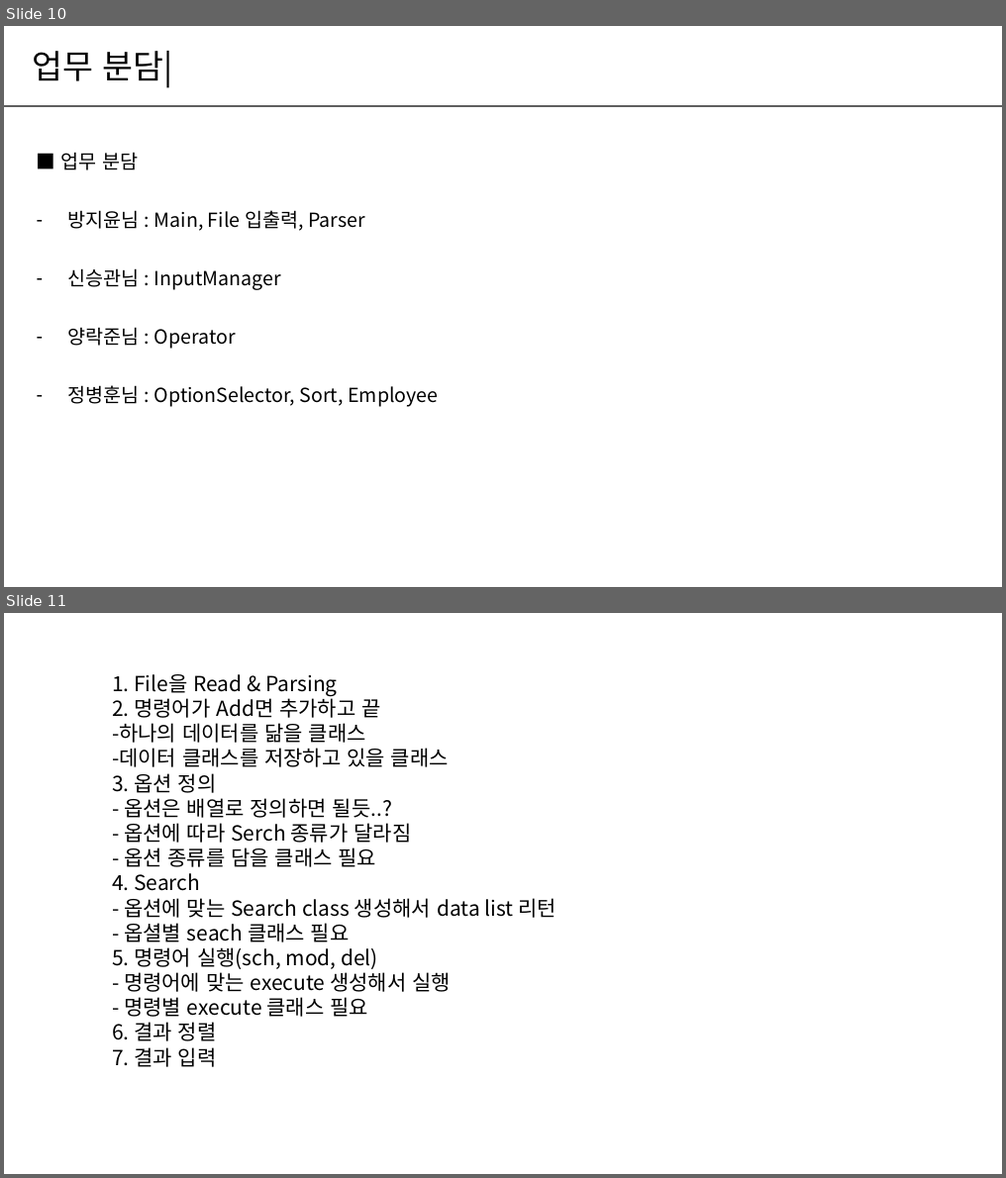
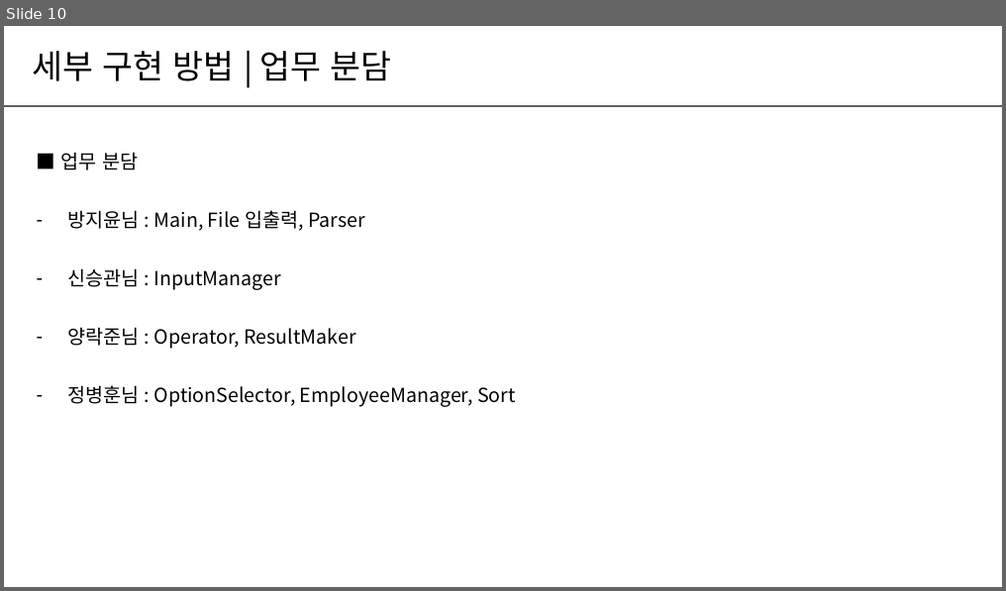
Before and after one commit to Rakjunyang/BeautifulCode, a slide deck: 팀프로젝트＿발표양식_B조.pptx. Shown one above the other, each under a label of ours: slides 10 and 11 before the commit, slide 10 after it. The pictures are 1006x1178 and 1006x591 pixels, drawn with LibreOffice and Linux fonts; fonts in the diff are those of the drawing. Boxes give left, top, right and bottom in pixels: in the first picture for what was removed or moved away, otherwise in the second. Text is boxed around its words. In the diff, an @@ line names an element or a change of style, - is before the commit and + after.

```diff
--- a/팀프로젝트＿발표양식_B조.pptx
+++ b/팀프로젝트＿발표양식_B조.pptx
@@ slide 11 removed at box(4, 613, 1002, 1174), background #FFFFFF @@
@@ text removed at box(112, 674, 556, 1067) @@
-1. File을 Read & Parsing
-2. 명령어가 Add면 추가하고 끝
--하나의 데이터를 닮을 클래스
--데이터 클래스를 저장하고 있을 클래스
-3. 옵션 정의
-- 옵션은 배열로 정의하면 될듯..?
-- 옵션에 따라 Serch 종류가 달라짐
-- 옵션 종류를 담을 클래스 필요
-4. Search
-- 옵션에 맞는 Search class 생성해서 data list 리턴
-- 옵셜별 seach 클래스 필요
-5. 명령어 실행(sch, mod, del)
-- 명령어에 맞는 execute 생성해서 실행
-- 명령별 execute 클래스 필요
-6. 결과 정렬
-7. 결과 입력
@@ slide 10 changed as well @@
@@ text at box(32, 51, 392, 81): text changed @@
-업무 분담|
+세부 구현 방법 | 업무 분담
@@ text at box(67, 327, 516, 407): text changed @@
-– 양락준님 : Operator
-– 정병훈님 : OptionSelector, Sort, Employee
+– 양락준님 : Operator, ResultMaker
+– 정병훈님 : OptionSelector, EmployeeManager, Sort
```
Also in this commit, not shown: 2 other slides changed, 7 slides added, 7 other slides removed.
